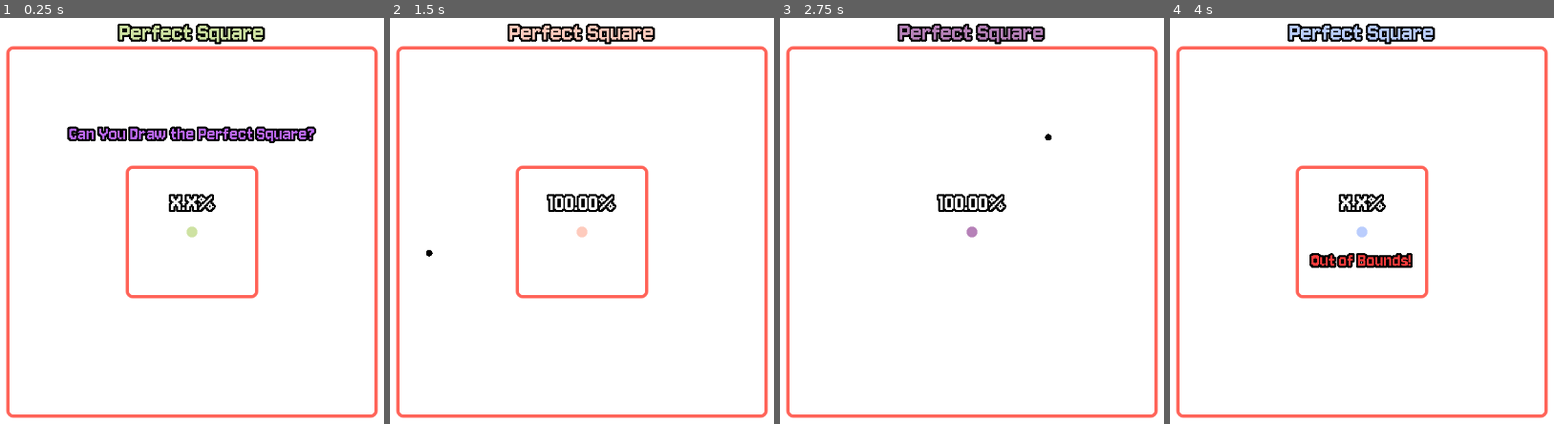
Above: before the commit, frames 1-4 (left to right).
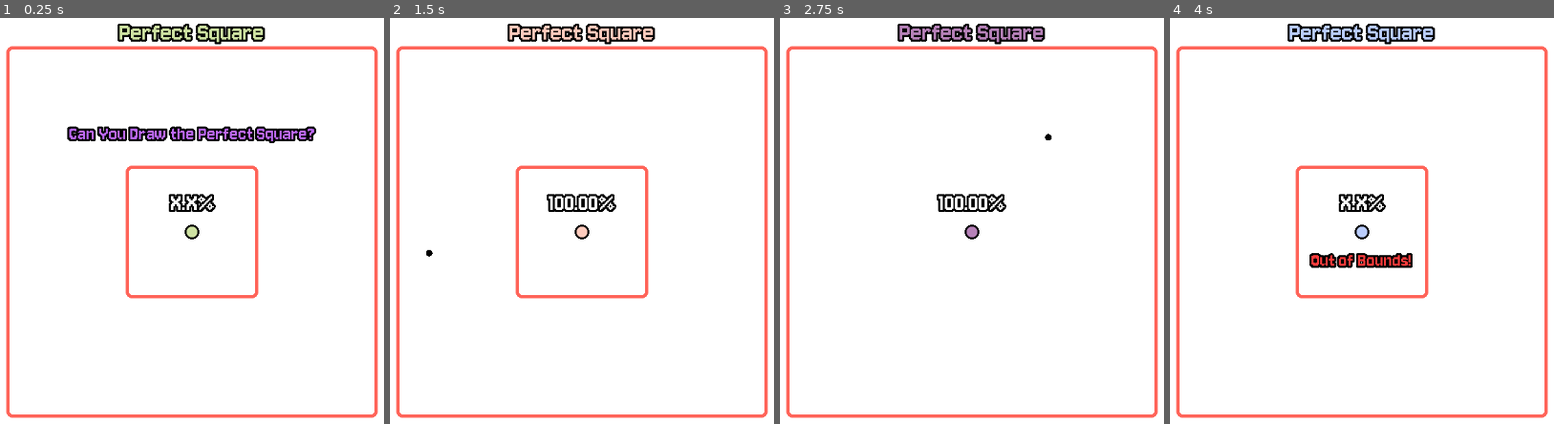
Above: after the commit, the same moments.

Repository: FennecKii/perfect-square
Game: Godot game, scene res://whiteboard.tscn
Same seed, same stepped clock (60 frames per second), same inputs: the game is played once before the commit and once after it.
Inputs (mouse positions are in pixels of both pictures, inside the frame that each line leads up to):
- Up to frame 1 (0.25 s): no input
- Up to frame 2 (1.5 s): tap Enter at 0.5 s; move the mouse to (750, 208) at 0.52 s; press the mouse at (750, 208) at 0.53 s; tap Space at 1.25 s; move the mouse to (428, 253) at 1.27 s; release the mouse at (428, 253) at 1.28 s; click (428, 253) at 1.35 s
- Up to frame 3 (2.75 s): tap Enter at 2 s; move the mouse to (1048, 135) at 2.02 s; press the mouse at (1048, 135) at 2.03 s
- Up to frame 4 (4 s): tap Space at 2.75 s; move the mouse to (1323, 318) at 2.77 s; release the mouse at (1323, 318) at 2.78 s; click (1323, 318) at 2.85 s; tap Enter at 3.5 s; move the mouse to (outside the picture) at 3.52 s; press the mouse at (outside the picture) at 3.53 s

The runs differ from the first frame. In frame 1, 0.1% of the frame differs, in the area x 1-99%, y 6-99%; in frame 2, 0.1%; in frame 3, less than 0.1%; in frame 4, 0.1%.

Commit message:
rendering fixes
- Small balance tweaks

Diff:
--- a/distrance_curve.tres
+++ b/distrance_curve.tres
@@ -2,5 +2,5 @@
 
 [resource]
 _limits = [0.0, 1.0, 0.0, 330.629]
-_data = [Vector2(0, 1), 0.0, 0.0, 0, 0, Vector2(16.8015, 0.882958), -0.0194057, -0.0194057, 0, 0, Vector2(36.3032, 0.33119), -0.00967522, -0.00967522, 0, 0, Vector2(118.51, 0.0281351), 0.0, 0.0, 0, 0, Vector2(213.019, 0), 0.0, 0.0, 0, 0, Vector2(330.629, 0), 0.0, 0.0, 0, 0]
+_data = [Vector2(0, 1), 0.0, 0.0, 0, 0, Vector2(14.0295, 0.868265), -0.02597, -0.02597, 0, 0, Vector2(34.0239, 0.312862), -0.00967522, -0.00967522, 0, 0, Vector2(127.784, 0.0293956), 0.0, 0.0, 0, 0, Vector2(220.506, 0), 0.0, 0.0, 0, 0, Vector2(330.629, 0), 0.0, 0.0, 0, 0]
 point_count = 6
--- a/stylebox_boundary.tres
+++ b/stylebox_boundary.tres
@@ -11,3 +11,4 @@
 corner_radius_top_right = 10
 corner_radius_bottom_right = 10
 corner_radius_bottom_left = 10
+anti_aliasing = false
--- a/whiteboard.gd
+++ b/whiteboard.gd
@@ -126,7 +126,7 @@
 
 func _draw():
 	#handle_outline()
-	draw_circle(Vector2(0,0), 7, Color.BLACK, false)
+	draw_circle(Vector2(0,0), 7, Color.BLACK, false, 8)
 	draw_circle(Vector2(0,0), 8, final_animated_color, true)
 
 	draw_style_box(boundary_stylebox, drawing_bound)
@@ -140,7 +140,7 @@
 	if len(point_position) == 1:
 		draw_circle(point_position[0], 5, Color.BLACK)
 	else:
-		draw_polyline_colors(point_position, point_position_color, 5, true)
+		draw_polyline_colors(point_position, point_position_color, 5)
 
 	if not drawing:
 		curr_position = point_position[len(point_position)-1]
